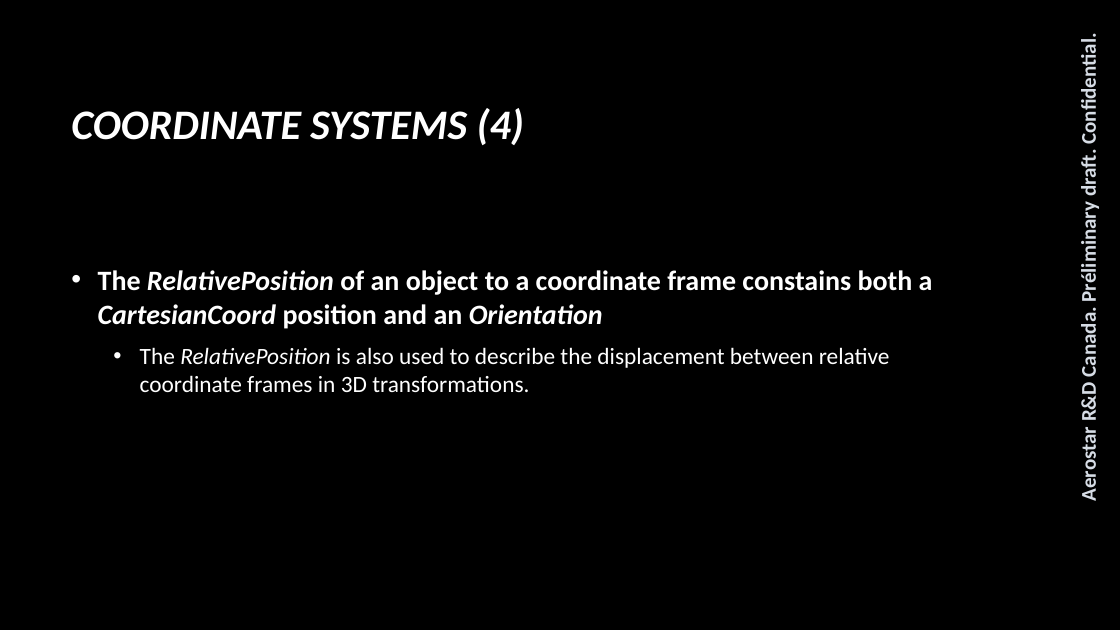
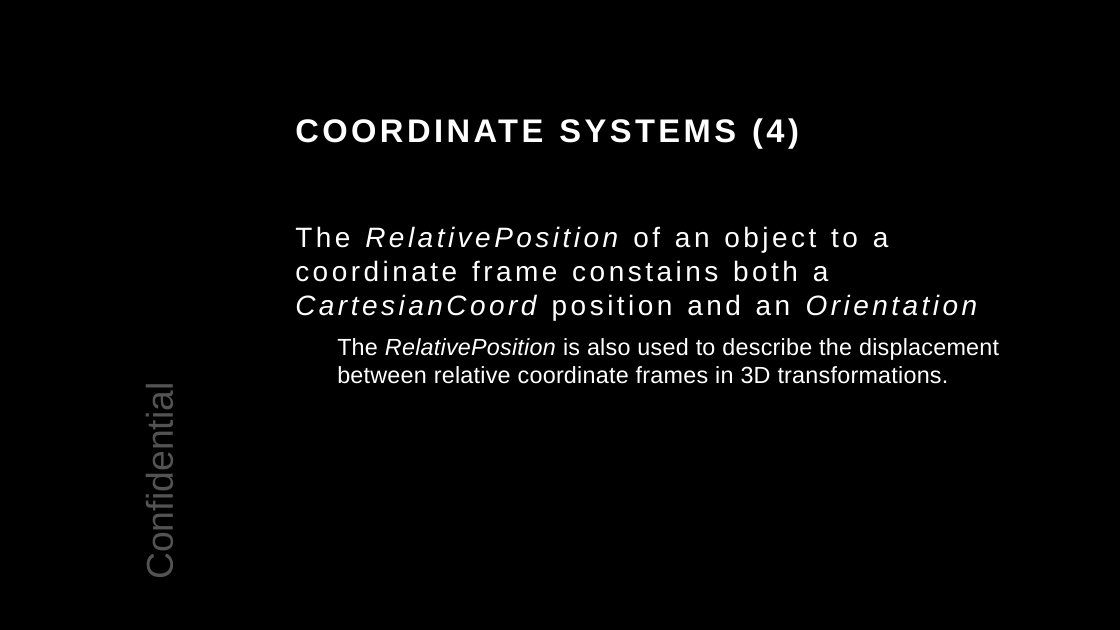
Before and after one commit to samanwaya-jena/EVAL-ADAL6110-16-GUI, a slide deck: slide 13 of docs/AWL Core Software Lib Summary.pptx. Drawn at 1120x630 pixels with LibreOffice and Linux fonts; fonts in the diff are those of the drawing; background and template pictures are left out. Boxes give left, top, right and bottom in pixels: in the first picture for what was removed or moved away, otherwise in the second. Text is boxed around its words. In the diff, an @@ line names an element or a change of style, - is before the commit and + after.

```diff
--- a/docs/AWL Core Software Lib Summary.pptx
+++ b/docs/AWL Core Software Lib Summary.pptx
@@ text removed at box(1076, 44, 1102, 500) @@
-Aerostar R&D Canada. Préliminary draft. Confidential.
@@ title "COORDINATE SYSTEMS (4)": place and size @@
-title "COORDINATE SYSTEMS (4)" at box(71, 108, 524, 145)
+title "COORDINATE SYSTEMS (4)" at box(766, 119, 784, 142)
@@ title "COORDINATE SYSTEMS (4)" at box(766, 119, 784, 142): size 36 to 28 pt, font Calibri to Arial, letter spacing 0 to 3 pt, italic off; vertical alignment middle to top @@
@@ text "The RelativePosition of an object ...": place and size @@
-text "The RelativePosition of an object ..." at box(98, 270, 933, 392)
+text "The RelativePosition of an object ..." at box(295, 226, 999, 384)
@@ text "The RelativePosition of an object ..." at box(295, 226, 999, 384): font Calibri to Arial; letter spacing 0 to 3 pt, bold off in "The RelativePosition of an object to a ..."; letter spacing 0 to 0.2 pt in "The RelativePosition is also used to describe ..."; bullet • to none; vertical alignment middle to top @@
@@ text added at box(139, 401, 181, 573), 32 pt, text #525252 @@
+Confidential
```
Also in this commit, not shown: 24 other slides changed, 3 other files.
